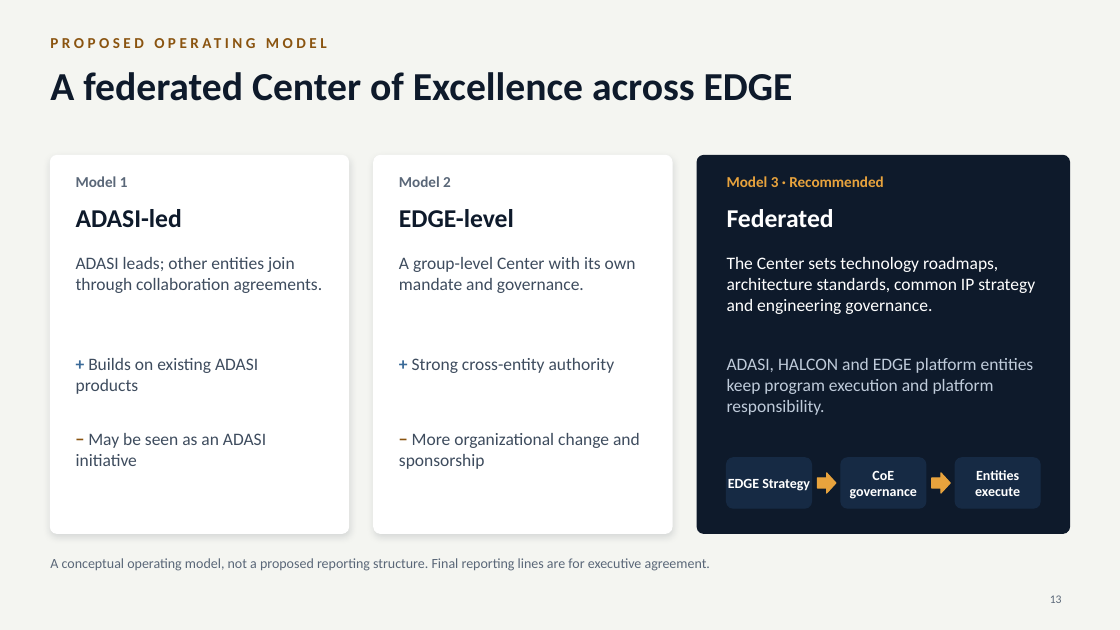
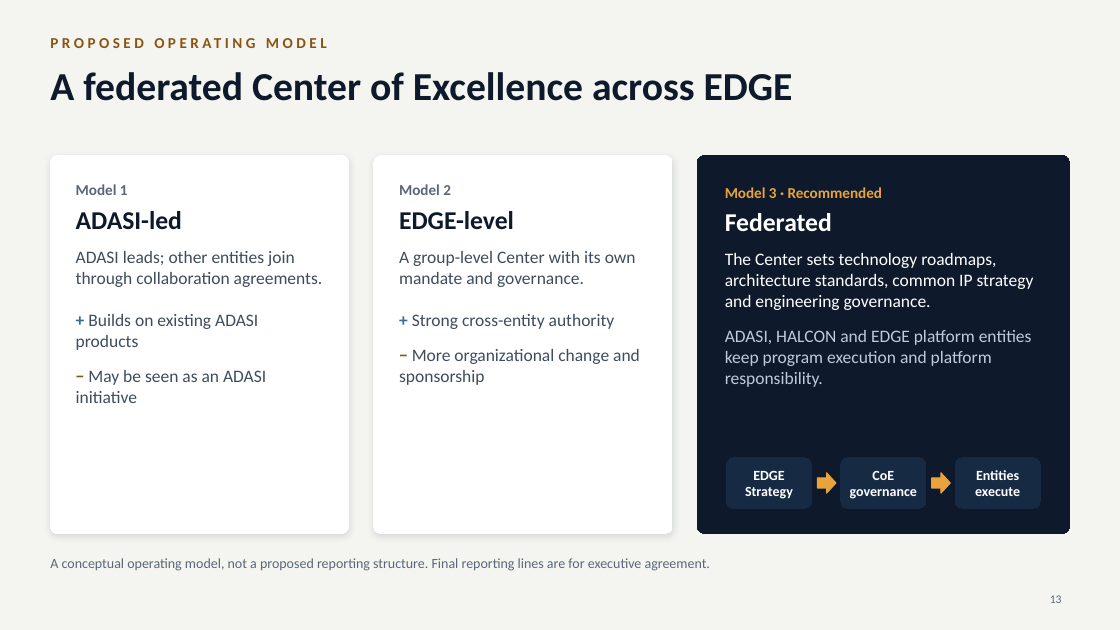
Before and after one commit to mmasabi/AIRepo, a slide deck: slide 13 of Avionics_CoE_Presentation.pptx. Drawn at 1120x630 pixels with LibreOffice and Linux fonts; fonts in the diff are those of the drawing. Boxes give left, top, right and bottom in pixels: in the first picture for what was removed or moved away, otherwise in the second. Text is boxed around its words. In the diff, an @@ line names an element or a change of style, - is before the commit and + after.

```diff
--- a/Avionics_CoE_Presentation.pptx
+++ b/Avionics_CoE_Presentation.pptx
@@ rounded rectangle "Model 1" at (50, 155, 349, 534): outline #FFFFFF 1 pt to #FFFFFF 0.75 pt @@
@@ text removed at (76, 176, 128, 187) @@
-Model 1
@@ rounded rectangle "Model 2" at (374, 155, 672, 534): outline #FFFFFF 1 pt to #FFFFFF 0.75 pt @@
@@ text removed at (399, 176, 451, 187) @@
-Model 2
@@ rounded rectangle "Model 3 · Recommended" at (697, 155, 1070, 534): outline #0E1A2B 1 pt to #0E1A2B 0.75 pt @@
@@ text removed at (727, 176, 884, 187) @@
-Model 3 · Recommended
@@ text in rounded rectangle at (76, 184, 323, 403): text added @@
+Model 1
+ADASI-led
+ADASI leads; other entities join through collaboration agreements.
++ Builds on existing ADASI products
+− May be seen as an ADASI initiative
@@ text removed at (76, 209, 182, 227) @@
-ADASI-led
@@ text in rounded rectangle at (399, 184, 640, 385): text added @@
+Model 2
+EDGE-level
+A group-level Center with its own mandate and governance.
++ Strong cross-entity authority
+− More organizational change and sponsorship
@@ text removed at (399, 209, 514, 228) @@
-EDGE-level
@@ text in rounded rectangle at (725, 187, 1034, 387): text added @@
+Model 3 · Recommended
+Federated
+The Center sets technology roadmaps, architecture standards, common IP strategy and engineering governance.
+ADASI, HALCON and EDGE platform entities keep program execution and platform responsibility.
@@ text removed at (727, 209, 834, 227) @@
-Federated
@@ text removed at (76, 257, 323, 293) @@
-ADASI leads; other entities join through collaboration agreements.
@@ text removed at (399, 257, 636, 293) @@
-A group-level Center with its own mandate and governance.
@@ text removed at (727, 257, 1035, 314) @@
-The Center sets technology roadmaps, architecture standards, common IP strategy and engineering governance.
@@ text removed at (76, 358, 258, 394) @@
-+ Builds on existing ADASI products
@@ text removed at (412, 358, 615, 373) @@
-+ Strong cross-entity authority
@@ text removed at (727, 358, 1034, 415) @@
-ADASI, HALCON and EDGE platform entities keep program execution and platform responsibility.
@@ text removed at (76, 433, 266, 466) @@
-− May be seen as an ADASI initiative
@@ text removed at (399, 433, 640, 469) @@
-− More organizational change and sponsorship
@@ rounded rectangle "EDGE Strategy": place and size @@
-rounded rectangle "EDGE Strategy" at (728, 479, 810, 491)
+rounded rectangle "EDGE Strategy" at (727, 458, 812, 508)
@@ rounded rectangle "EDGE Strategy" at (727, 458, 812, 508): fill none to #162A44; outline none to #162A44 0.75 pt @@
@@ rounded rectangle removed at (727, 458, 812, 508) @@
```
Also in this commit, not shown: 11 other slides changed.
